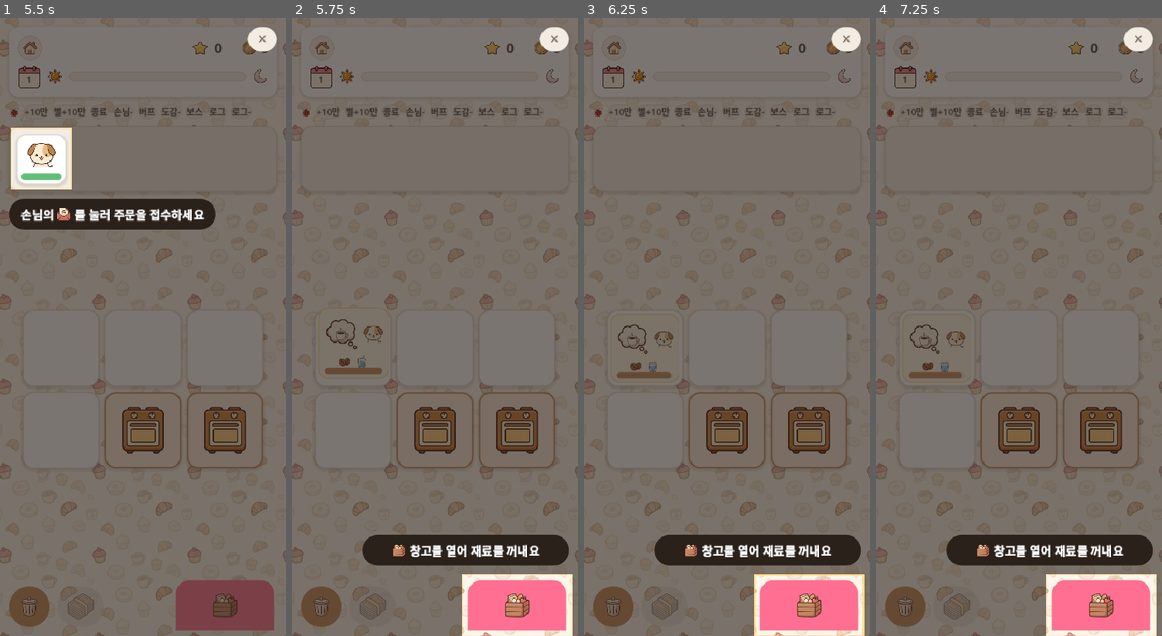
Above: before the commit, frames 1-4 (left to right).
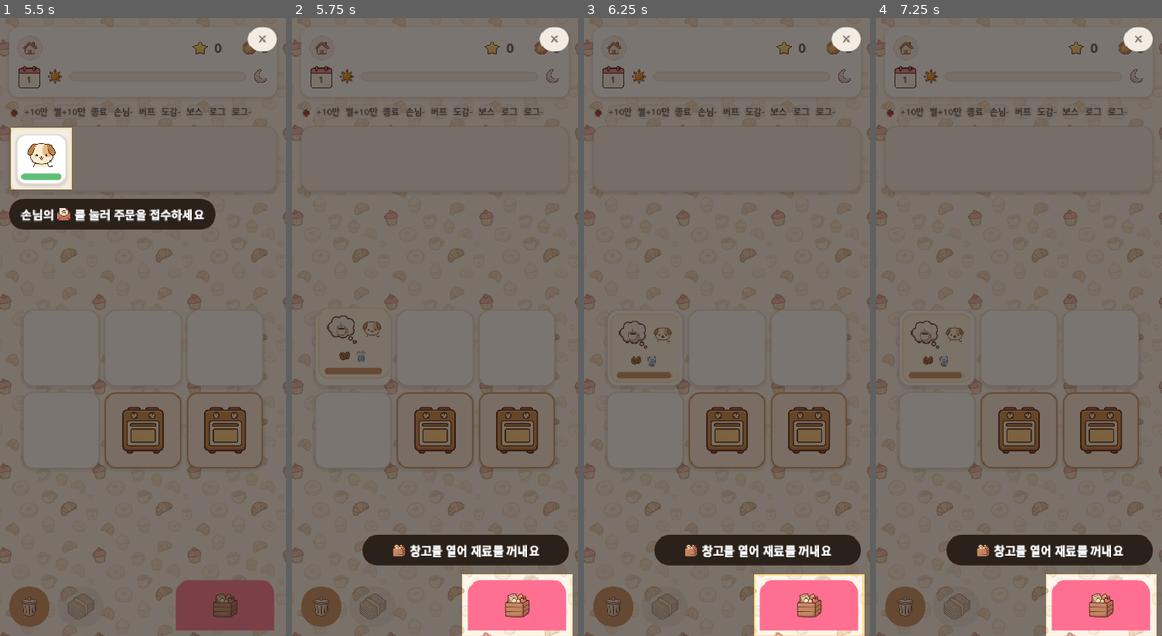
Above: after the commit, the same moments.

Repository: yellyB/game-slot-kitchen
Game: Godot game, scene res://scenes/Main.tscn
The game is run twice, just before and just after one commit, with the same random seed, the same clock (stepped at 60 frames per second) and the same inputs. Sound files missing from this copy of the repository are replaced by a short silence.
Inputs (mouse positions are in pixels of both pictures, inside the frame that each line leads up to):
- Up to frame 1 (5.5 s): tap Enter at 0.5 s; move the mouse to (205, 296) at 0.52 s; hold D 0.53-1.25 s; tap Q at 0.6 s; click (205, 296) at 0.67 s; tap Space at 0.77, 4.52 s; click (31, 48) at 1.25 s; drag from (85, 357) to (128, 450) at 2.02 s; move the mouse to (171, 191) at 2.77 s; hold D 2.78-3.5 s; tap R at 2.85 s; drag from (128, 450) to (57, 234) at 3.52 s; move the mouse to (228, 419) at 4.27 s; hold A 4.28-5 s; tap Z at 4.35 s; drag from (40, 160) to (100, 172) at 5.02 s
- Up to frame 2 (5.75 s): no input
- Up to frame 3 (6.25 s): move the mouse to (644, 345) at 5.77 s; hold S from 5.78 s (still down); tap C at 5.85 s; click (644, 345) at 5.92 s
- Up to frame 4 (7.25 s): release S at 6.5 s; click "+10만" at 6.5 s

Frame 1 is identical in both runs. In frame 2, 0.4% of the frame differs, in the area x 11-32%, y 48-57%; in frame 3, 0.4%; in frame 4, 0.4%.

Commit message:
주문카드: 재료 아랫줄이 인내심 바에 가리지 않게 하단 밴드 예약
슬롯 확장으로 카드가 작아지면 중앙 정렬된 재료 행이 하단 고정 인내심 바(_add_gauge)와 겹쳤음.
Card에 _fit_bottom_reserve 추가 — _fit_wrap이 그 픽셀만큼 뺀 위 영역에 내용을 맞춤(기본 0, 타 카드 무영향).
OrderCard는 15px 예약(게이지 밴드).

Co-Authored-By: Claude Opus 4.8 (1M context) <noreply@anthropic.com>

Diff:
--- a/scripts/card.gd
+++ b/scripts/card.gd
@@ -11,6 +11,8 @@
 ## 내용이 아이콘 행(고정 폭)인 카드는 true — 좁아지면 폭 기준으로도 축소해 오른쪽 넘침을 막는다.
 ## false(기본)는 자동 줄바꿈 라벨 보호용(넓은 1줄 폭으로 과축소 방지).
 var _scale_to_width := false
+## 하단에 고정 밴드(예: 인내심 바)를 두는 카드는 그 픽셀만큼 예약 — 내용을 그 위 영역에 맞춰 겹침 방지.
+var _fit_bottom_reserve := 0.0
 
 func _ready() -> void:
 	mouse_filter = Control.MOUSE_FILTER_STOP
@@ -83,7 +85,7 @@
 		return
 	if _content_min.x <= 0.0 and _content_min.y <= 0.0:
 		return
-	var avail := _wrap.size   # 카드 내용영역(full-rect). deferred라 갱신 완료 상태.
+	var avail := _wrap.size - Vector2(0, _fit_bottom_reserve)   # 하단 고정 밴드(인내심 바) 제외
 	if avail.x <= 0.0 or avail.y <= 0.0:
 		return
 	# 자동 줄바꿈 라벨은 측정 시 '한 줄로 편' 넓은 min-width를 보고 → 축소 강제로 내용이 과소해짐.
--- a/scripts/order_card.gd
+++ b/scripts/order_card.gd
@@ -42,6 +42,7 @@
 
 func _build_content() -> void:
 	_scale_to_width = true   # 아이콘 행(말풍선+손님, 재료들)이 슬롯보다 넓으면 통째로 축소(오른쪽 넘침 방지)
+	_fit_bottom_reserve = 15.0   # 하단 인내심 바(_add_gauge) 밴드 예약 — 재료 아랫줄이 바에 안 가리게
 	# 주문 카드 느낌: 크림빛 배경 + 액센트 테두리
 	_style.bg_color = Palette.TICKET
 	_style.border_color = Palette.ACCENT
